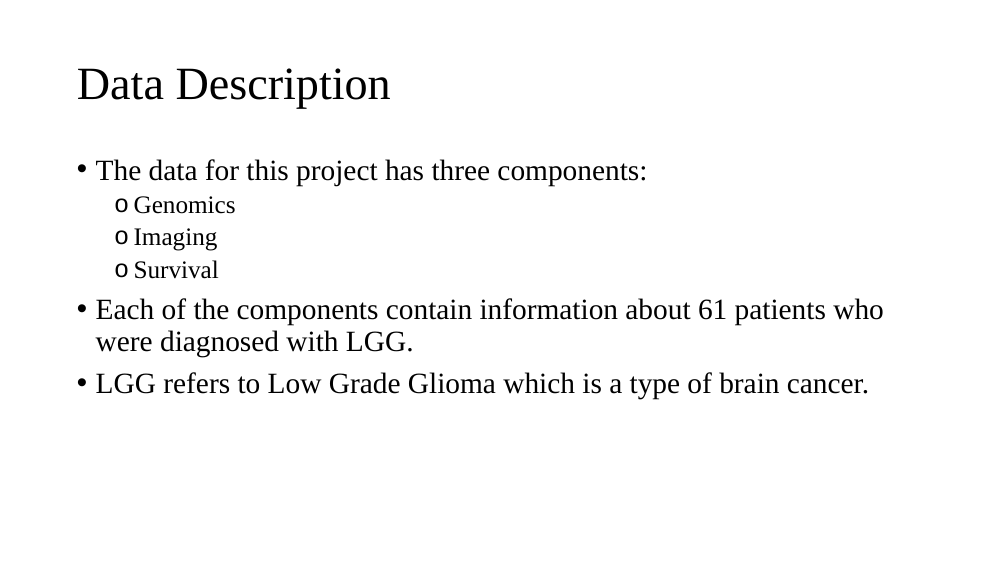
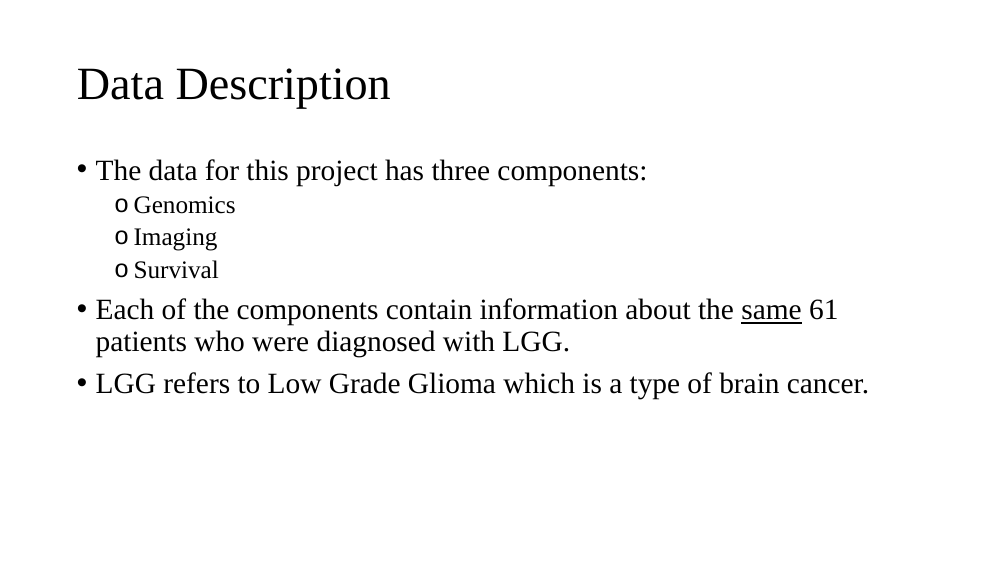
Before and after one commit to Sanchayan-Bhowal/BDSI-Data-mining, a slide deck: slide 2 of ResearchPreviewSlide.pptx. Drawn at 1008x567 pixels with LibreOffice and Linux fonts; fonts in the diff are those of the drawing; background and template pictures are left out. Boxes give left, top, right and bottom in pixels: in the first picture for what was removed or moved away, otherwise in the second. Text is boxed around its words. In the diff, an @@ line names an element or a change of style, - is before the commit and + after.

```diff
--- a/ResearchPreviewSlide.pptx
+++ b/ResearchPreviewSlide.pptx
@@ text at (x1=96, y1=298, x2=838, y2=357): text changed @@
-• Each of the components contain information about 61 patients who were diagnosed with LGG.
+• Each of the components contain information about the same 61 patients who were diagnosed with LGG.
```
Also in this commit, not shown: 5 other slides changed, 1 slide added, 3 slides removed, 1 other file.
